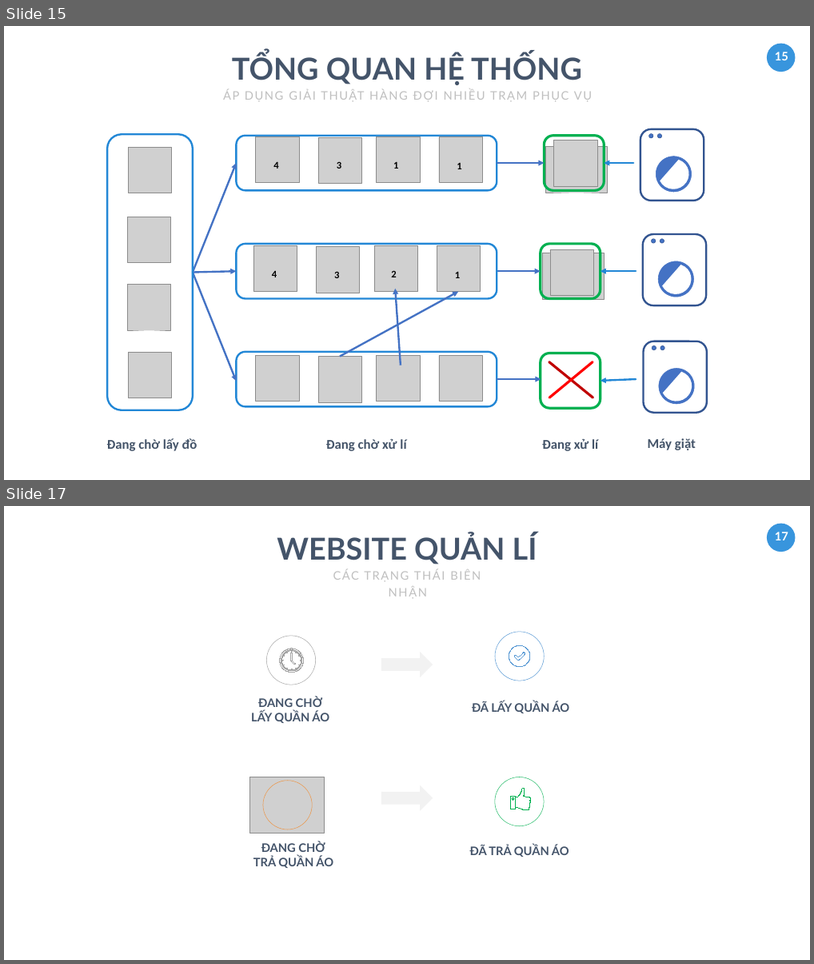
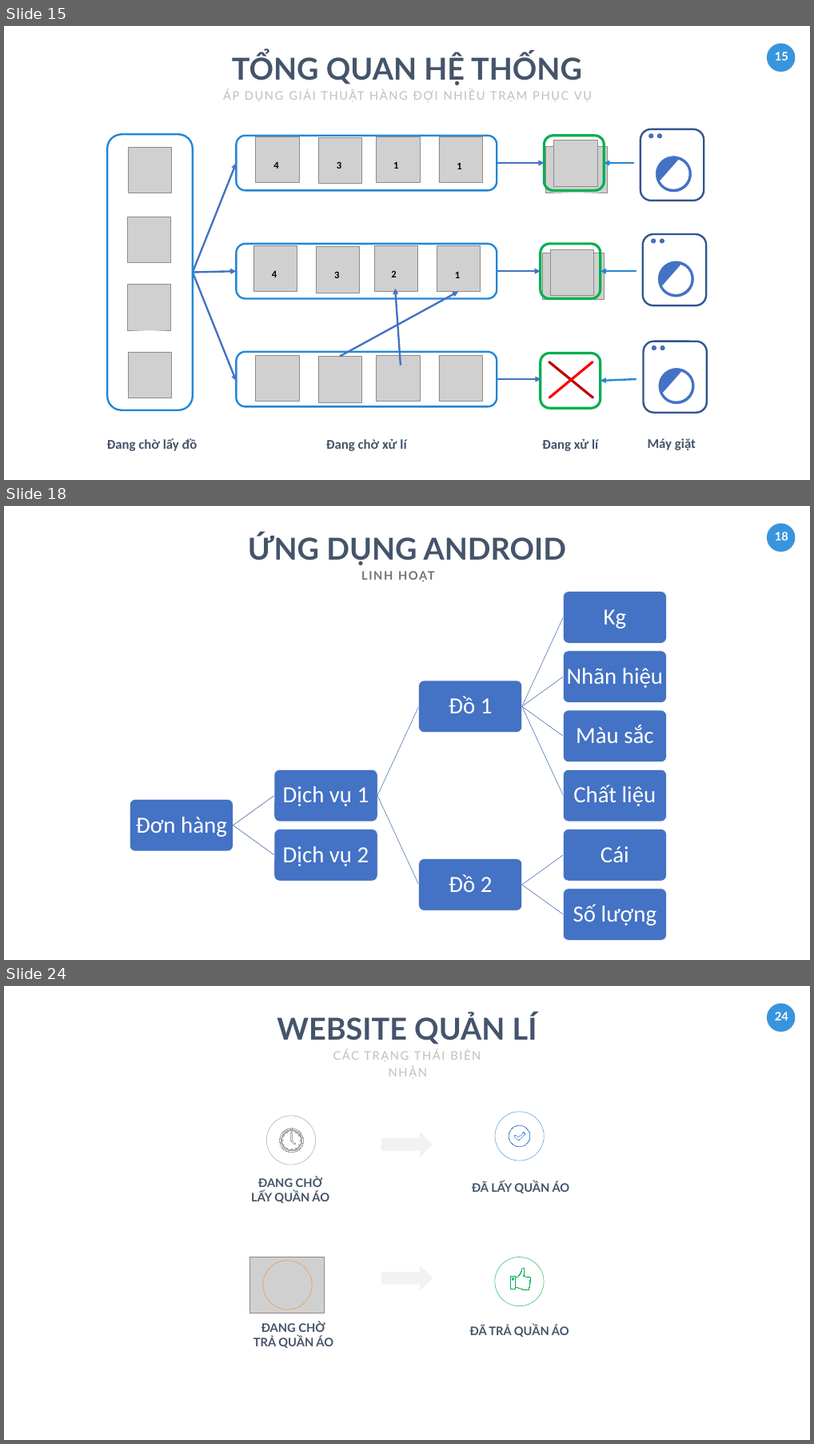
Before and after one commit to tranhoanghuan/Lu-n-v-n, a slide deck: baoCao/ppt_baocao/FREE Business Powerpoint Template.pptx. Shown one above the other, each under a label of ours: slides 15 and 17 before the commit, slides 15, 18 and 24 after it; the slides between them are not shown. The pictures are 814x964 and 814x1444 pixels, drawn with LibreOffice and Linux fonts; fonts in the diff are those of the drawing; grey boxes stand for pictures. Boxes give left, top, right and bottom in pixels: in the first picture for what was removed or moved away, otherwise in the second. Text is boxed around its words. In the diff, an @@ line names an element or a change of style, - is before the commit and + after.

Commit message:
App section android

```diff
--- a/baoCao/ppt_baocao/FREE Business Powerpoint Template.pptx
+++ b/baoCao/ppt_baocao/FREE Business Powerpoint Template.pptx
@@ slide 18 added at (4, 506, 810, 960), background #FFFFFF; not listed: 2 template elements that a slide beside it also shows @@
@@ text added at (248, 533, 566, 565), 72 pt, text #44546A, bold @@
+ỨNG DỤNG ANDROID
@@ text added at (351, 562, 445, 587), 28 pt, text #767171, bold @@
+LINH HOẠT
@@ group added at (130, 592, 666, 940): 11 rounded rectangles, 11 texts, 10 freeform shapes @@
+Đơn hàng
+Dịch vụ 1
+Đồ 1
+Kg
+Nhãn hiệu
+Màu sắc
+Chất liệu
+Đồ 2
+Cái
+Số lượng
+Dịch vụ 2
@@ what was slide 17 is now slide 24 @@
@@ page number at (775, 1012, 789, 1020): text changed @@
-17
+24
```
Also in this commit, not shown: 3 slides changed, 6 other slides added, 1 other file.
